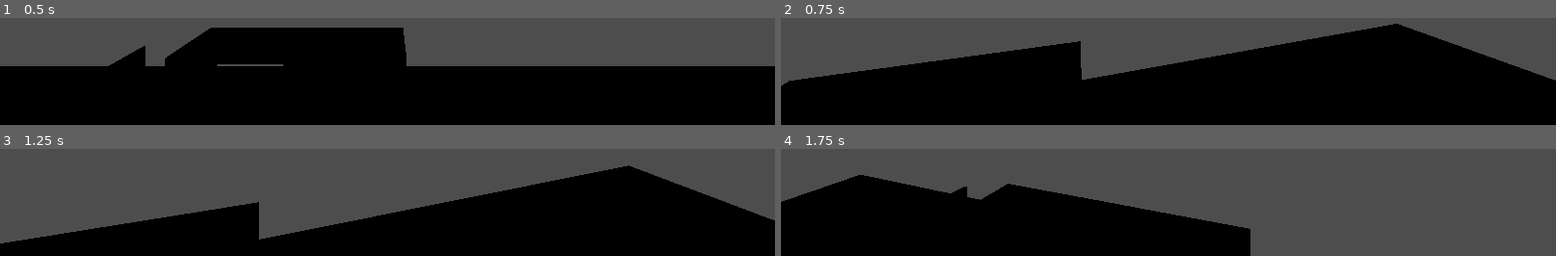
Above: before the commit, frames 1-4 (two rows, left to right).
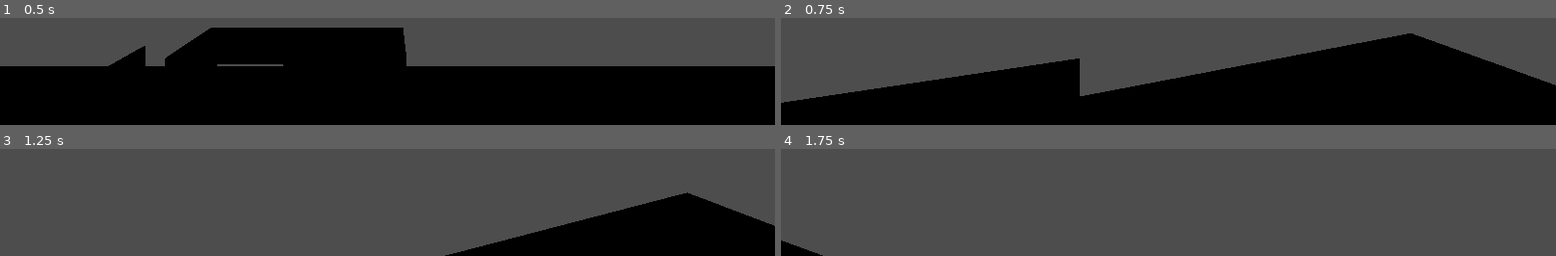
Above: after the commit, the same moments.

Repository: micahhanevich/the-listening-room
Game: Godot game, scene res://scenes/room.tscn
The game is run twice, just before and just after one commit, with the same random seed, the same clock (stepped at 60 frames per second) and the same inputs. Before the commit the project starts from res://node_3d.tscn.
Inputs (mouse positions are in pixels of both pictures, inside the frame that each line leads up to):
- Up to frame 1 (0.5 s): no input
- Up to frame 2 (0.75 s): tap Enter at 0.5 s; move the mouse to (outside the picture) at 0.52 s; hold W (move_forward) from 0.53 s (still down)
- Up to frame 3 (1.25 s): keep holding W (move_forward)
- Up to frame 4 (1.75 s): keep holding W (move_forward); move the mouse to (outside the picture) at 1.27 s

Frame 1 is identical in both runs. In frame 2, 13% of the frame differs, in the area x 0-100%, y 5-80%; in frame 3, 31%; in frame 4, 33%, in the area x 0-61%, y 24-100%.

Commit message:
full init commit

Diff:
--- a/node_3d.tscn
+++ /dev/null
@@ -1,99 +0,0 @@
-[gd_scene load_steps=21 format=3 uid="uid://c7ddbk2l8uq41"]
-
-[ext_resource type="Texture2D" uid="uid://ci6prh6eyd67t" path="res://flooor.png" id="1_r0jb3"]
-[ext_resource type="Script" path="res://playermove.gd" id="2_iwd5l"]
-[ext_resource type="PackedScene" uid="uid://b4qblhqmyurnc" path="res://bed.glb" id="3_2ppsq"]
-[ext_resource type="PackedScene" uid="uid://b6lu78ktwoo0p" path="res://bedroomshelves.glb" id="4_0135r"]
-[ext_resource type="PackedScene" uid="uid://cn2cph2i6mxs3" path="res://cds.glb" id="5_f8jcc"]
-[ext_resource type="PackedScene" uid="uid://bywdcyh35q5af" path="res://cd_player.glb" id="6_2q4e7"]
-[ext_resource type="PackedScene" uid="uid://cvnq02d0xp8pj" path="res://couch.glb" id="7_gcfvk"]
-[ext_resource type="PackedScene" uid="uid://balb6ellyofm8" path="res://endtable.glb" id="8_wg2nc"]
-[ext_resource type="PackedScene" uid="uid://cykrxvte5kvcb" path="res://lamp.glb" id="9_mbagj"]
-[ext_resource type="PackedScene" uid="uid://unou2shk1kdp" path="res://everything_poster.glb" id="10_6kg8s"]
-[ext_resource type="PackedScene" uid="uid://c4okpb5il3i" path="res://lamppppp.glb" id="11_6ie14"]
-[ext_resource type="PackedScene" uid="uid://dvqpg2vbjndse" path="res://plant1.glb" id="12_gu3wo"]
-[ext_resource type="PackedScene" uid="uid://8i6pvdn4gvbf" path="res://plant2.glb" id="13_jxf74"]
-[ext_resource type="PackedScene" uid="uid://cc1p0fnoumr3h" path="res://speaker.glb" id="14_psg0h"]
-[ext_resource type="PackedScene" uid="uid://cdt63k5necnb1" path="res://treeee.glb" id="15_unksh"]
-[ext_resource type="PackedScene" uid="uid://dxpw1pvuqyvb0" path="res://turntable.glb" id="16_qp2km"]
-[ext_resource type="PackedScene" uid="uid://d33h23ffd1n05" path="res://tv.glb" id="17_xv8fw"]
-
-[sub_resource type="StandardMaterial3D" id="StandardMaterial3D_6ak65"]
-albedo_texture = ExtResource("1_r0jb3")
-uv1_scale = Vector3(1.5, 1.5, 1.5)
-texture_filter = 0
-
-[sub_resource type="PlaneMesh" id="PlaneMesh_xkv2c"]
-material = SubResource("StandardMaterial3D_6ak65")
-
-[sub_resource type="CapsuleShape3D" id="CapsuleShape3D_q1vkr"]
-radius = 1.18748
-height = 11.8996
-
-[node name="Node3D" type="Node3D"]
-
-[node name="MeshInstance3D" type="MeshInstance3D" parent="."]
-transform = Transform3D(30, 0, 0, 0, 20, 0, 0, 0, 20, 0, 0, 0)
-mesh = SubResource("PlaneMesh_xkv2c")
-
-[node name="Player" type="Node3D" parent="."]
-
-[node name="Area3D" type="Area3D" parent="Player"]
-transform = Transform3D(1, 0, 0, 0, 1, 0, 0, 0, 1, 0, 7.5264, 0)
-script = ExtResource("2_iwd5l")
-
-[node name="CollisionShape3D" type="CollisionShape3D" parent="Player/Area3D"]
-shape = SubResource("CapsuleShape3D_q1vkr")
-
-[node name="Camera3D" type="Camera3D" parent="Player/Area3D"]
-transform = Transform3D(1, 0, 0, 0, 1, 0, 0, 0, 1, 0, 3.62561, 0)
-
-[node name="objects" type="Node3D" parent="."]
-
-[node name="bed" parent="objects" instance=ExtResource("3_2ppsq")]
-transform = Transform3D(1, 0, 0, 0, 1, 0, 0, 0, 1, -17.3533, 0.685867, 1.93428)
-
-[node name="bedroomshelves" parent="objects" instance=ExtResource("4_0135r")]
-transform = Transform3D(-0.00560249, 0, -0.999984, 0, 1, 0, 0.999984, 0, -0.00560249, -8.80192, 0, -12.8945)
-
-[node name="cds" parent="objects" instance=ExtResource("5_f8jcc")]
-transform = Transform3D(1, 0, 0, 0, 1, 0, 0, 0, 1, -7.66526, 0, -12.7353)
-
-[node name="cd_player" parent="objects" instance=ExtResource("6_2q4e7")]
-transform = Transform3D(1, 0, 0, 0, 1, 0, 0, 0, 1, -8.90485, 0, -7.76596)
-
-[node name="couch" parent="objects" instance=ExtResource("7_gcfvk")]
-transform = Transform3D(1, 0, 0, 0, 1, 0, 0, 0, 1, 7.41937, 0, 1.58605)
-
-[node name="endtable" parent="objects" instance=ExtResource("8_wg2nc")]
-transform = Transform3D(1, 0, 0, 0, 1, 0, 0, 0, 1, -5.83526, 0, 2.80484)
-
-[node name="lamp2" parent="objects" instance=ExtResource("9_mbagj")]
-transform = Transform3D(1, 0, 0, 0, 1, 0, 0, 0, 1, -7.62067, 4.95785, 2.81021)
-
-[node name="everything_poster" parent="objects" instance=ExtResource("10_6kg8s")]
-transform = Transform3D(1, 0, 0, 0, 1, 0, 0, 0, 1, -14.3467, 0, -15.1434)
-
-[node name="lamppppp" parent="objects" instance=ExtResource("11_6ie14")]
-transform = Transform3D(1, 0, 0, 0, 1, 0, 0, 0, 1, -2.27192, 12.1936, 3.29821)
-
-[node name="plant1" parent="objects" instance=ExtResource("12_gu3wo")]
-transform = Transform3D(1, 0, 0, 0, 1, 0, 0, 0, 1, -4.23596, 4.60301, 10.4964)
-
-[node name="plant2" parent="objects" instance=ExtResource("13_jxf74")]
-transform = Transform3D(1, 0, 0, 0, 1, 0, 0, 0, 1, -10.2246, 4.17052, 12.1968)
-
-[node name="speaker" parent="objects" instance=ExtResource("14_psg0h")]
-transform = Transform3D(1, 0, 0, 0, 1, 0, 0, 0, 1, -9.31603, 0, 9.4668)
-
-[node name="speaker2" parent="objects" instance=ExtResource("14_psg0h")]
-transform = Transform3D(1, 0, 0, 0, 1, 0, 0, 0, 1, -12.0519, 0, 12.7556)
-
-[node name="treeee" parent="objects" instance=ExtResource("15_unksh")]
-transform = Transform3D(1, 0, 0, 0, 1, 0, 0, 0, 1, -39.3015, 10.137, 19.931)
-
-[node name="turntable" parent="objects" instance=ExtResource("16_qp2km")]
-transform = Transform3D(1, 0, 0, 0, 1, 0, 0, 0, 1, -0.147038, 0, 5.4109)
-
-[node name="tv" parent="objects" instance=ExtResource("17_xv8fw")]
-transform = Transform3D(1, 0, 0, 0, 1, 0, 0, 0, 1, 2.08777, 0, 13.5094)
--- a/playermove.gd
+++ /dev/null
@@ -1,51 +0,0 @@
-extends Area3D
-
-# Define player properties
-var speed = 5.0
-var sensitivity = 0.005
-
-var mouse_delta = Vector2()
-var pitch_degrees = 0.0
-
-# Define the maximum and minimum pitch angles (in degrees)
-var max_pitch = 90
-var min_pitch = -90
-
-
-# Called when the scene tree is ready
-func _ready():
-	# Lock the mouse cursor within the game window
-	Input.set_mouse_mode(Input.MOUSE_MODE_CAPTURED)
-
-
-# Called every frame
-func _process(delta):
-	# Get player input for movement
-	var direction = Vector3()
-	if Input.is_action_pressed("move_forward"):
-		direction += -global_transform.basis.z
-	if Input.is_action_pressed("move_backwards"):
-		direction += global_transform.basis.z
-	if Input.is_action_pressed("move_left"):
-		direction += -global_transform.basis.x
-	if Input.is_action_pressed("move_right"):
-		direction += global_transform.basis.x
-
-	# Move the player
-	direction = direction.normalized() * speed * delta
-	translate(direction)
-
-# Called when the mouse is moved
-func _input(event):
-	if event is InputEventMouseMotion:
-		mouse_delta = event.relative
-
-		# Rotate horizontally (around Y axis)
-		rotate_y(-mouse_delta.x * sensitivity)
-
-		# Calculate the new pitch
-		pitch_degrees += -mouse_delta.y * sensitivity
-		pitch_degrees = clamp(pitch_degrees, min_pitch, max_pitch)
-
-		# Apply the pitch rotation to the player
-		rotation_degrees.x = pitch_degrees
--- a/project.godot
+++ b/project.godot
@@ -11,9 +11,14 @@
 [application]
 
 config/name="the listening room"
-run/main_scene="res://node_3d.tscn"
+run/main_scene="res://scenes/room.tscn"
 config/features=PackedStringArray("4.2", "Forward Plus")
-config/icon="res://icon.svg"
+config/icon="res://assets/textures/icon.svg"
+
+[editor]
+
+version_control/plugin_name="GitPlugin"
+version_control/autoload_on_startup=true
 
 [input]
 
@@ -37,3 +42,8 @@
 "events": [Object(InputEventKey,"resource_local_to_scene":false,"resource_name":"","device":-1,"window_id":0,"alt_pressed":false,"shift_pressed":false,"ctrl_pressed":false,"meta_pressed":false,"pressed":false,"keycode":0,"physical_keycode":68,"key_label":0,"unicode":100,"echo":false,"script":null)
 ]
 }
+pause={
+"deadzone": 0.5,
+"events": [Object(InputEventKey,"resource_local_to_scene":false,"resource_name":"","device":-1,"window_id":0,"alt_pressed":false,"shift_pressed":false,"ctrl_pressed":false,"meta_pressed":false,"pressed":false,"keycode":0,"physical_keycode":4194305,"key_label":0,"unicode":0,"echo":false,"script":null)
+]
+}
--- /dev/null
+++ b/scenes/room.tscn
@@ -0,0 +1,101 @@
+[gd_scene load_steps=21 format=3 uid="uid://c7ddbk2l8uq41"]
+
+[ext_resource type="Texture2D" uid="uid://ci6prh6eyd67t" path="res://assets/textures/flooor.png" id="1_pihpk"]
+[ext_resource type="Script" path="res://scripts/playermove.gd" id="2_1ljoh"]
+[ext_resource type="PackedScene" uid="uid://b4qblhqmyurnc" path="res://assets/models/bed.glb" id="3_vyoch"]
+[ext_resource type="PackedScene" uid="uid://b6lu78ktwoo0p" path="res://assets/models/bedroomshelves.glb" id="4_7i1qw"]
+[ext_resource type="PackedScene" uid="uid://cn2cph2i6mxs3" path="res://assets/models/cds.glb" id="5_8kttw"]
+[ext_resource type="PackedScene" uid="uid://bywdcyh35q5af" path="res://assets/models/cd_player.glb" id="6_crndo"]
+[ext_resource type="PackedScene" uid="uid://cvnq02d0xp8pj" path="res://assets/models/couch.glb" id="7_0mxq3"]
+[ext_resource type="PackedScene" uid="uid://balb6ellyofm8" path="res://assets/models/endtable.glb" id="8_p6517"]
+[ext_resource type="PackedScene" uid="uid://cykrxvte5kvcb" path="res://assets/models/lamp.glb" id="9_ujris"]
+[ext_resource type="PackedScene" uid="uid://unou2shk1kdp" path="res://assets/models/everything_poster.glb" id="10_31aqg"]
+[ext_resource type="PackedScene" uid="uid://c4okpb5il3i" path="res://assets/models/lamppppp.glb" id="11_daoq0"]
+[ext_resource type="PackedScene" uid="uid://dvqpg2vbjndse" path="res://assets/models/plant1.glb" id="12_adyla"]
+[ext_resource type="PackedScene" uid="uid://8i6pvdn4gvbf" path="res://assets/models/plant2.glb" id="13_tb223"]
+[ext_resource type="PackedScene" uid="uid://cc1p0fnoumr3h" path="res://assets/models/speaker.glb" id="14_q5m42"]
+[ext_resource type="PackedScene" uid="uid://cdt63k5necnb1" path="res://assets/models/treeee.glb" id="15_tveyx"]
+[ext_resource type="PackedScene" uid="uid://dxpw1pvuqyvb0" path="res://assets/models/turntable.glb" id="16_dlsnr"]
+[ext_resource type="PackedScene" uid="uid://d33h23ffd1n05" path="res://assets/models/tv.glb" id="17_ddy7x"]
+
+[sub_resource type="StandardMaterial3D" id="StandardMaterial3D_6ak65"]
+albedo_texture = ExtResource("1_pihpk")
+uv1_scale = Vector3(1.5, 1.5, 1.5)
+texture_filter = 0
+
+[sub_resource type="PlaneMesh" id="PlaneMesh_xkv2c"]
+material = SubResource("StandardMaterial3D_6ak65")
+
+[sub_resource type="CapsuleShape3D" id="CapsuleShape3D_q1vkr"]
+radius = 1.18748
+height = 11.8996
+
+[node name="Room" type="Node3D"]
+
+[node name="MeshInstance3D" type="MeshInstance3D" parent="."]
+transform = Transform3D(30, 0, 0, 0, 20, 0, 0, 0, 20, 0, 0, 0)
+mesh = SubResource("PlaneMesh_xkv2c")
+
+[node name="Player" type="Node3D" parent="."]
+unique_name_in_owner = true
+
+[node name="Area3D" type="Area3D" parent="Player"]
+transform = Transform3D(1, 0, 0, 0, 1, 0, 0, 0, 1, 0, 7.5264, 0)
+script = ExtResource("2_1ljoh")
+
+[node name="CollisionShape3D" type="CollisionShape3D" parent="Player/Area3D"]
+shape = SubResource("CapsuleShape3D_q1vkr")
+
+[node name="PlayerCamera" type="Camera3D" parent="Player/Area3D"]
+unique_name_in_owner = true
+transform = Transform3D(1, 0, 0, 0, 1, 0, 0, 0, 1, 0, 3.62561, 0)
+
+[node name="Objects" type="Node" parent="."]
+
+[node name="bed" parent="Objects" instance=ExtResource("3_vyoch")]
+transform = Transform3D(1, 0, 0, 0, 1, 0, 0, 0, 1, -17.3533, 0.685867, 1.93428)
+
+[node name="bedroomshelves" parent="Objects" instance=ExtResource("4_7i1qw")]
+transform = Transform3D(-0.00560249, 0, -0.999984, 0, 1, 0, 0.999984, 0, -0.00560249, -8.80192, 0, -12.8945)
+
+[node name="cds" parent="Objects" instance=ExtResource("5_8kttw")]
+transform = Transform3D(1, 0, 0, 0, 1, 0, 0, 0, 1, -7.66526, 0, -12.7353)
+
+[node name="cd_player" parent="Objects" instance=ExtResource("6_crndo")]
+transform = Transform3D(1, 0, 0, 0, 1, 0, 0, 0, 1, -8.90485, 0, -7.76596)
+
+[node name="couch" parent="Objects" instance=ExtResource("7_0mxq3")]
+transform = Transform3D(1, 0, 0, 0, 1, 0, 0, 0, 1, 7.41937, 0, 1.58605)
+
+[node name="endtable" parent="Objects" instance=ExtResource("8_p6517")]
+transform = Transform3D(1, 0, 0, 0, 1, 0, 0, 0, 1, -5.83526, 0, 2.80484)
+
+[node name="lamp2" parent="Objects" instance=ExtResource("9_ujris")]
+transform = Transform3D(1, 0, 0, 0, 1, 0, 0, 0, 1, -7.62067, 4.95785, 2.81021)
+
+[node name="everything_poster" parent="Objects" instance=ExtResource("10_31aqg")]
+transform = Transform3D(1, 0, 0, 0, 1, 0, 0, 0, 1, -14.3467, 0, -15.1434)
+
+[node name="lamppppp" parent="Objects" instance=ExtResource("11_daoq0")]
+transform = Transform3D(1, 0, 0, 0, 1, 0, 0, 0, 1, -2.27192, 12.1936, 3.29821)
+
+[node name="plant1" parent="Objects" instance=ExtResource("12_adyla")]
+transform = Transform3D(1, 0, 0, 0, 1, 0, 0, 0, 1, -4.23596, 4.60301, 10.4964)
+
+[node name="plant2" parent="Objects" instance=ExtResource("13_tb223")]
+transform = Transform3D(1, 0, 0, 0, 1, 0, 0, 0, 1, -10.2246, 4.17052, 12.1968)
+
+[node name="speaker" parent="Objects" instance=ExtResource("14_q5m42")]
+transform = Transform3D(1, 0, 0, 0, 1, 0, 0, 0, 1, -9.31603, 0, 9.4668)
+
+[node name="speaker2" parent="Objects" instance=ExtResource("14_q5m42")]
+transform = Transform3D(1, 0, 0, 0, 1, 0, 0, 0, 1, -12.0519, 0, 12.7556)
+
+[node name="treeee" parent="Objects" instance=ExtResource("15_tveyx")]
+transform = Transform3D(1, 0, 0, 0, 1, 0, 0, 0, 1, -39.3015, 10.137, 19.931)
+
+[node name="turntable" parent="Objects" instance=ExtResource("16_dlsnr")]
+transform = Transform3D(1, 0, 0, 0, 1, 0, 0, 0, 1, -0.147038, 0, 5.4109)
+
+[node name="tv" parent="Objects" instance=ExtResource("17_ddy7x")]
+transform = Transform3D(1, 0, 0, 0, 1, 0, 0, 0, 1, 2.08777, 0, 13.5094)
--- /dev/null
+++ b/scripts/playermove.gd
@@ -0,0 +1,57 @@
+extends Area3D
+
+# Define player properties
+@export_range(1, 20, 0.5)
+var speed: float = 10
+
+@export_range(1, 10, 0.5)
+var sensitivity: float = 5
+
+const max_look_angle = PI/2
+
+
+# Called when the scene tree is ready
+func _ready():
+	# Lock the mouse cursor within the game window
+	Input.set_mouse_mode(Input.MOUSE_MODE_CAPTURED)
+
+
+# Called every physics frame
+func _physics_process(delta):
+
+	# Get player input for movement
+	var direction = Vector3()
+
+	if Input.is_action_pressed("move_forward"):
+		direction.z -= 1
+
+	if Input.is_action_pressed("move_backwards"):
+		direction.z += 1
+
+	if Input.is_action_pressed("move_left"):
+		direction.x -= 1
+
+	if Input.is_action_pressed("move_right"):
+		direction.x += 1
+
+	# Normalize and scale direction to speed and delta
+	direction = direction.normalized() * speed * delta
+
+	var t: Tween = create_tween()
+	t.set_trans(Tween.TRANS_EXPO)
+	t.tween_method(translate, Vector3.ZERO, direction, delta)
+
+	if Input.is_action_just_pressed("pause"):
+		get_tree().quit()
+
+# Called when the mouse is moved
+func _input(event):
+	if event is InputEventMouseMotion:
+		var mouse_delta: Vector2 = event.relative
+
+		# Rotate horizontally (around Y axis)
+		rotate_y(-mouse_delta.x * (sensitivity / 1000))
+
+		# Rotate camera vertically
+		%PlayerCamera.rotate_x(-mouse_delta.y * (sensitivity / 1000))
+		%PlayerCamera.rotation.x = clamp(%PlayerCamera.rotation.x, -max_look_angle, max_look_angle)
Not shown, added: addons/godot-git-plugin/plugin.cfg
Renamed: bed.glb -> assets/models/bed.glb
Not shown, added: assets/models/bed.glb.import
Renamed: bed_blankset.png -> assets/models/bed_blankset.png
Not shown, added: assets/models/bed_blankset.png.import
Renamed: bed_dark wood.png -> assets/models/bed_dark wood.png
Not shown, added: assets/models/bed_dark wood.png.import
Renamed: bedroomshelves.glb -> assets/models/bedroomshelves.glb
Not shown, added: assets/models/bedroomshelves.glb.import
Binary file added: assets/models/bedroomshelves_dark wood.png
Not shown, added: assets/models/bedroomshelves_dark wood.png.import
Renamed: bedroomshelves_records.png -> assets/models/bedroomshelves_records.png
(and 258 more such lines)
